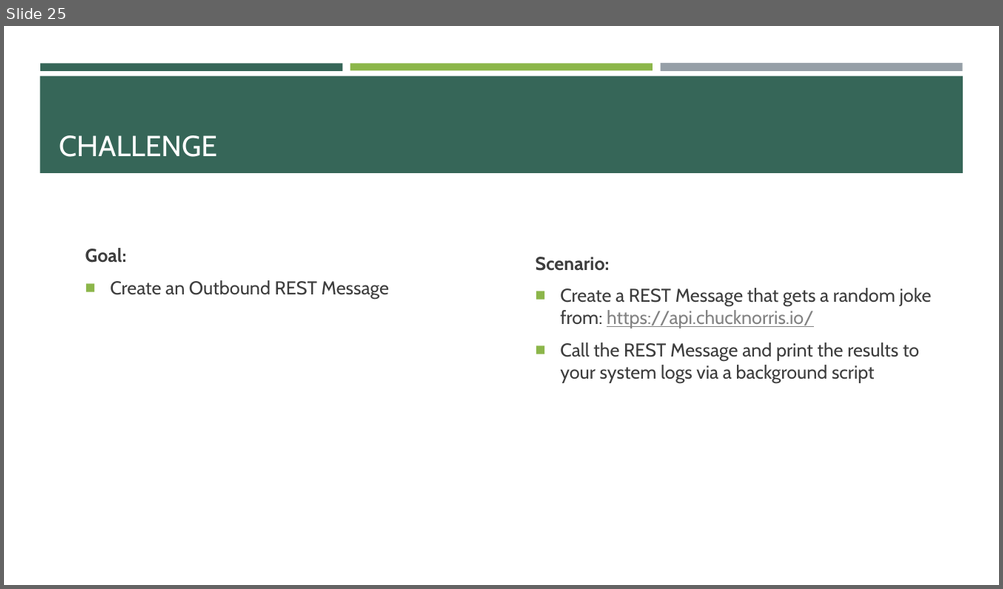
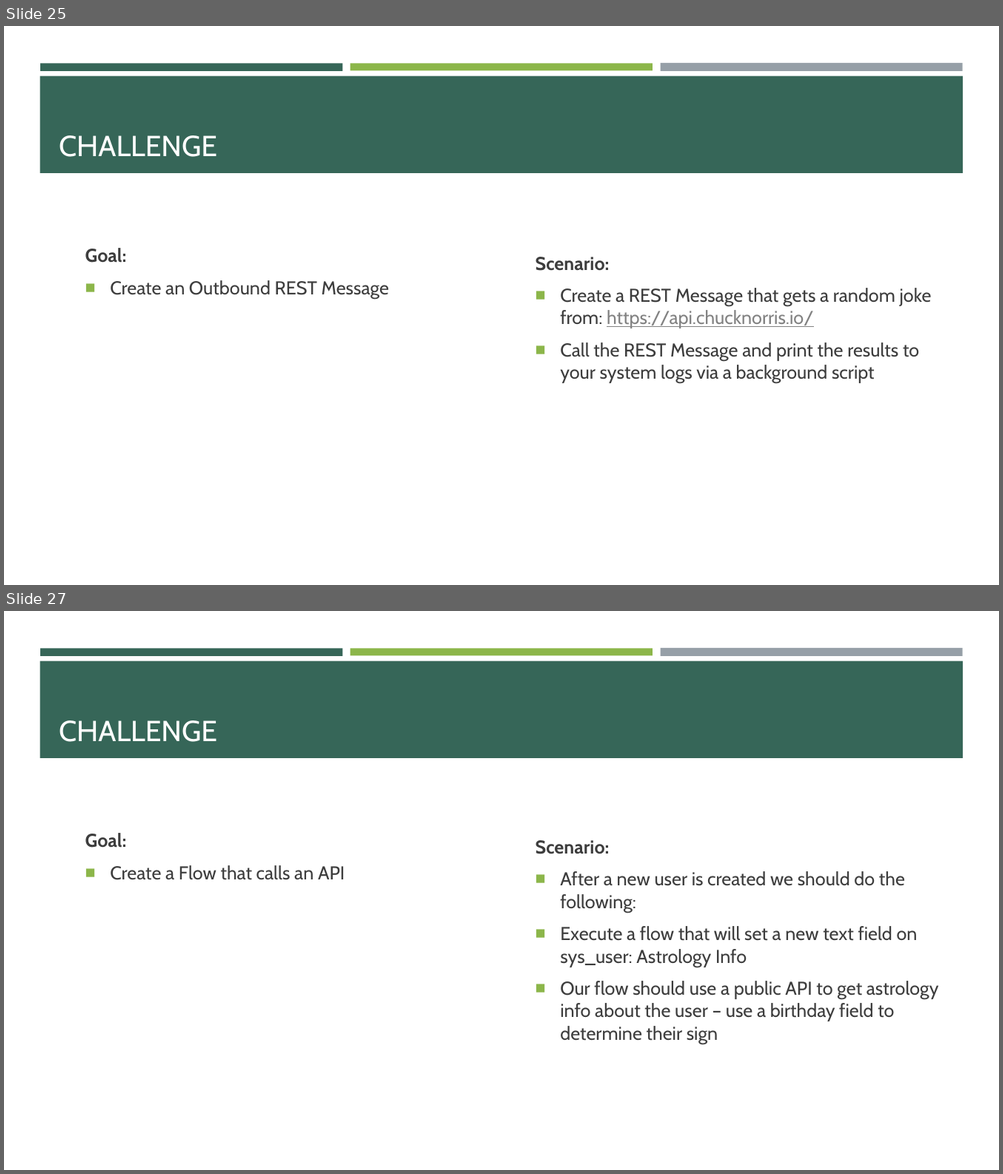
Before and after one commit to e-m-wilson/SNOW, a slide deck: Week_7/Integrations.pptx. Shown one above the other, each under a label of ours: slide 25 before the commit, slides 25 and 27 after it; the slides between them are not shown. The pictures are 1003x589 and 1003x1174 pixels, drawn with LibreOffice and Linux fonts; fonts in the diff are those of the drawing. Boxes give left, top, right and bottom in pixels: in the first picture for what was removed or moved away, otherwise in the second. Text is boxed around its words. In the diff, an @@ line names an element or a change of style, - is before the commit and + after.

```diff
--- a/Week_7/Integrations.pptx
+++ b/Week_7/Integrations.pptx
@@ slide 27 added at <box>4,611,999,1170</box>, background #FFFFFF; not listed: 4 template elements that a slide beside it also shows @@
@@ title added at <box>59,721,217,742</box>, 28 pt, text #FFFFFF @@
+CHALLENGE
@@ text added at <box>85,833,344,880</box>, 18 pt, text #3D3D3D @@
+Goal:
+■ Create a Flow that calls an API
@@ text added at <box>535,840,939,1045</box>, 18 pt, text #3D3D3D @@
+Scenario:
+■ After a new user is created we should do the following:
+■ Execute a flow that will set a new text field on sys_user: Astrology Info
+■ Our flow should use a public API to get astrology info about the user – use a birthday field to determine their sign
```
Also in this commit, not shown: 1 other slide added.
